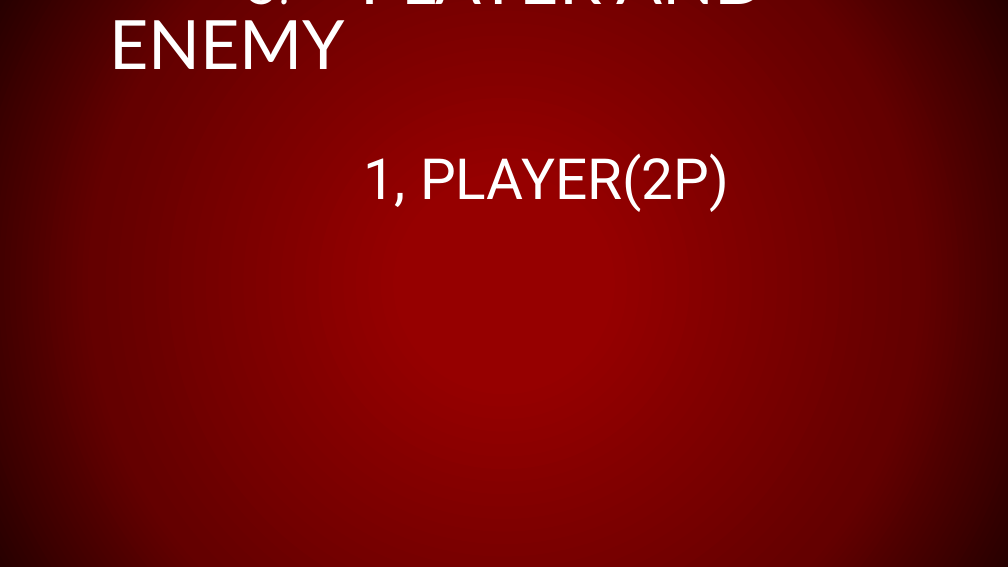
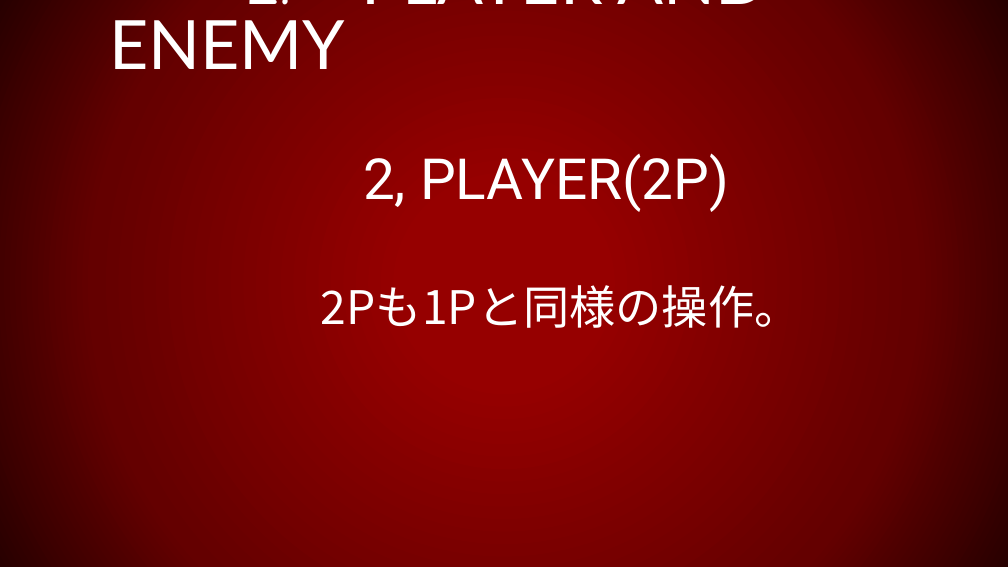
Before and after one commit to 1816025/UE4-Project, a slide deck: slide 5 of TEAM2020.pptx (slide 6 before the commit). Drawn at 1008x567 pixels with LibreOffice and Linux fonts; fonts in the diff are those of the drawing. Boxes give left, top, right and bottom in pixels: in the first picture for what was removed or moved away, otherwise in the second. Text is boxed around its words. In the diff, an @@ line names an element or a change of style, - is before the commit and + after.

```diff
--- a/TEAM2020.pptx
+++ b/TEAM2020.pptx
@@ title at bbox=[109, 0, 768, 212]: text changed @@
-3: PLAYER AND ENEMY
-1, PLAYER(2P)
+2: PLAYER AND ENEMY
+2, PLAYER(2P)
@@ text added at bbox=[321, 285, 801, 328], 44 pt, text #FFFFFF @@
+2Pも1Pと同様の操作。
```
Also in this commit, not shown: 8 other slides changed, 4 slides added, 6 slides removed.
